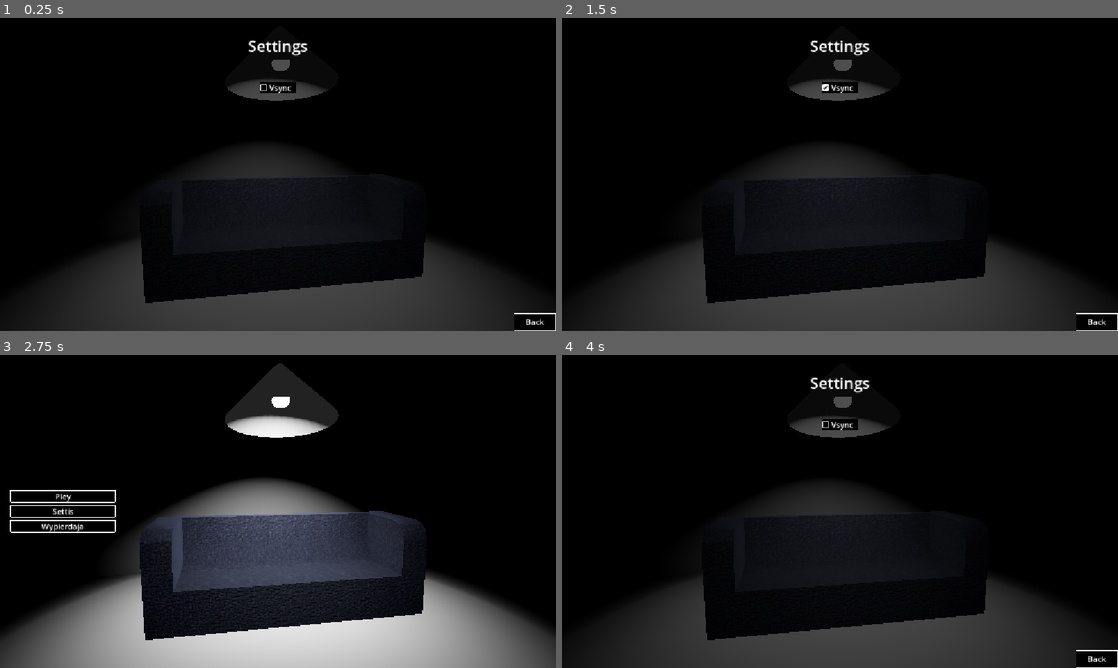
Above: before the commit, frames 1-4 (two rows, left to right).
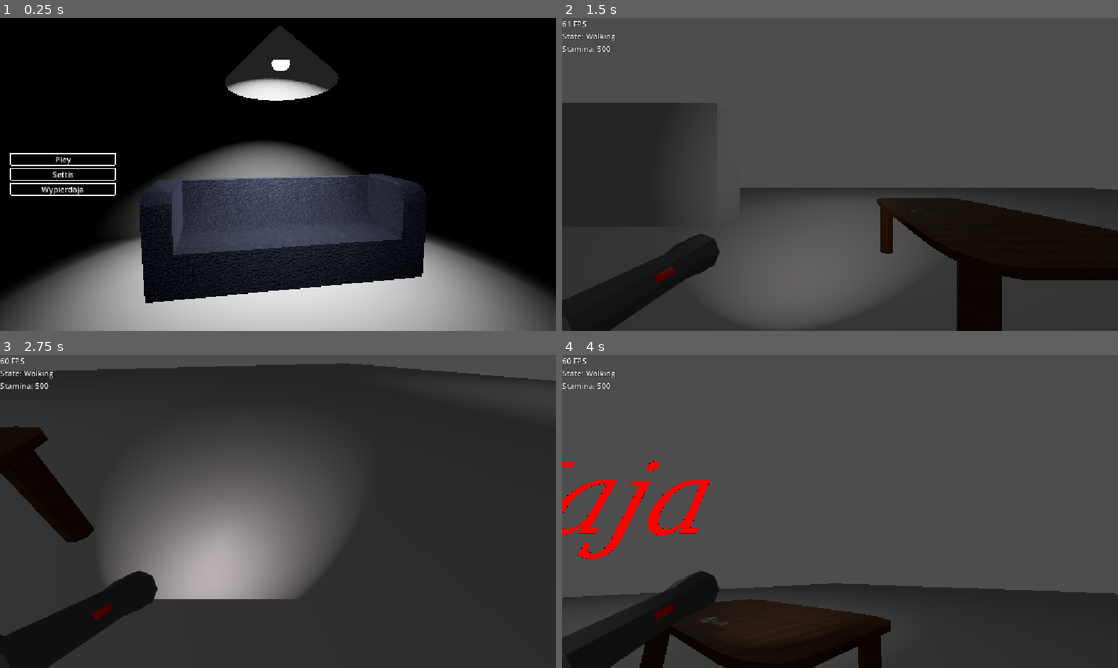
Above: after the commit, the same moments.

Repository: Delleat/gany
Game: Godot game, scene res://scenes/m_menu.tscn
Same seed, same stepped clock (60 frames per second), same inputs: the game is played once before the commit and once after it.
Inputs (mouse positions are in pixels of both pictures, inside the frame that each line leads up to):
- Up to frame 1 (0.25 s): no input
- Up to frame 2 (1.5 s): click (840, 86) at 0.5 s, where only the run before the commit has a clickable "Vsync"; click (623, 158) at 1.25 s, where only the run after the commit has a clickable "Pley"
- Up to frame 3 (2.75 s): click (533, 658) at 2 s, where only the run before the commit has a clickable "Back"
- Up to frame 4 (4 s): click (623, 511) at 2.75 s, where only the run before the commit has a clickable "Settis"; click (840, 423) at 3.5 s, where only the run before the commit has a clickable "Vsync"

The runs differ from the first frame. In frame 1, 33% of the frame differs, in the area x 0-100%, y 7-100%; in frame 2, 80%; in frame 3, 89%, in the area x 0-100%, y 0-100%; in frame 4, 88%.

Commit message:
I forgor some things again >~<

Diff:
--- a/other/ui_theme.tres
+++ b/other/ui_theme.tres
@@ -456,6 +456,7 @@
 HScrollBar/styles/grabber_highlight = SubResource("StyleBoxFlat_up5n0")
 HScrollBar/styles/grabber_pressed = SubResource("StyleBoxFlat_rtw43")
 HScrollBar/styles/scroll = SubResource("StyleBoxFlat_qb0p1")
+HSeparator/constants/separation = 32
 HSeparator/styles/separator = SubResource("StyleBoxLine_fj6ix")
 HSlider/icons/grabber = ExtResource("7_2pfvn")
 HSlider/icons/grabber_highlight = ExtResource("8_dsah2")
@@ -522,6 +523,7 @@
 VScrollBar/styles/grabber_highlight = SubResource("StyleBoxFlat_nbki4")
 VScrollBar/styles/grabber_pressed = SubResource("StyleBoxFlat_5tjn0")
 VScrollBar/styles/scroll = SubResource("StyleBoxFlat_vcsku")
+VSeparator/constants/separation = 64
 VSeparator/styles/separator = SubResource("StyleBoxLine_23ocb")
 VSlider/icons/grabber = ExtResource("7_2pfvn")
 VSlider/icons/grabber_highlight = ExtResource("8_dsah2")
--- a/scenes/interactables/door.tscn
+++ b/scenes/interactables/door.tscn
@@ -47,5 +47,6 @@
 node_a = NodePath("../StaticBody3D")
 node_b = NodePath("../Door")
 angular_limit/enable = true
+angular_limit/lower = 0.0
 
 [connection signal="_interacted" from="Door" to="Door" method="_on__interacted"]
--- a/scenes/m_menu.tscn
+++ b/scenes/m_menu.tscn
@@ -71,7 +71,6 @@
 theme = ExtResource("3_c7gyy")
 
 [node name="SelectMenu" type="VBoxContainer" parent="Control" unique_id=2079291466]
-visible = false
 layout_mode = 1
 anchors_preset = 8
 anchor_left = 0.5
@@ -103,6 +102,7 @@
 text = "Wypierdaja"
 
 [node name="Settings" type="Control" parent="Control" unique_id=210486082]
+visible = false
 layout_mode = 1
 anchors_preset = 15
 anchor_right = 1.0
@@ -136,20 +136,69 @@
 vertical_alignment = 1
 metadata/_edit_use_anchors_ = true
 
-[node name="VBoxContainer" type="VBoxContainer" parent="Control/Settings" unique_id=1505730260]
+[node name="HBoxContainer" type="HBoxContainer" parent="Control/Settings" unique_id=1079637672]
 layout_mode = 1
 anchors_preset = -1
-anchor_left = 0.4670139
-anchor_top = 0.20322224
-anchor_right = 0.5329861
-anchor_bottom = 0.7967776
-offset_top = 0.3119812
-offset_bottom = -0.31204224
-grow_horizontal = 2
-grow_vertical = 2
+anchor_left = 0.13823265
+anchor_top = 0.23751855
+anchor_right = 0.8617675
+anchor_bottom = 0.7624815
+offset_left = -0.24401855
+offset_top = 0.08798218
+offset_right = 0.24401855
+offset_bottom = -0.088012695
+grow_horizontal = 2
+grow_vertical = 2
+alignment = 1
+metadata/_edit_use_anchors_ = true
+
+[node name="Movement" type="VBoxContainer" parent="Control/Settings/HBoxContainer" unique_id=1505730260]
+layout_mode = 2
 metadata/_edit_group_ = true
-
-[node name="Vsync" type="CheckBox" parent="Control/Settings/VBoxContainer" unique_id=2009593268]
+metadata/_edit_use_anchors_ = true
+
+[node name="Label" type="Label" parent="Control/Settings/HBoxContainer/Movement" unique_id=2085470305]
+layout_mode = 2
+text = "Movement"
+horizontal_alignment = 1
+vertical_alignment = 1
+metadata/_edit_use_anchors_ = true
+
+[node name="HSeparator" type="HSeparator" parent="Control/Settings/HBoxContainer/Movement" unique_id=1633104972]
+layout_mode = 2
+
+[node name="SprintToggle" type="CheckBox" parent="Control/Settings/HBoxContainer/Movement" unique_id=587938274]
+layout_mode = 2
+text = "Toggle sprint"
+
+[node name="CrouchToggle" type="CheckBox" parent="Control/Settings/HBoxContainer/Movement" unique_id=286264813]
+layout_mode = 2
+button_pressed = true
+text = "Toggle Crouch"
+
+[node name="CameraSmoothing" type="CheckBox" parent="Control/Settings/HBoxContainer/Movement" unique_id=1507129282]
+layout_mode = 2
+text = "Camera Smoothing"
+
+[node name="VSeparator" type="VSeparator" parent="Control/Settings/HBoxContainer" unique_id=1167033945]
+layout_mode = 2
+
+[node name="Visuals" type="VBoxContainer" parent="Control/Settings/HBoxContainer" unique_id=1351671253]
+layout_mode = 2
+metadata/_edit_group_ = true
+metadata/_edit_use_anchors_ = true
+
+[node name="Label" type="Label" parent="Control/Settings/HBoxContainer/Visuals" unique_id=515861047]
+layout_mode = 2
+text = "Visuals"
+horizontal_alignment = 1
+vertical_alignment = 1
+metadata/_edit_use_anchors_ = true
+
+[node name="HSeparator" type="HSeparator" parent="Control/Settings/HBoxContainer/Visuals" unique_id=860621104]
+layout_mode = 2
+
+[node name="Vsync" type="CheckBox" parent="Control/Settings/HBoxContainer/Visuals" unique_id=2009593268]
 layout_mode = 2
 text = "Vsync"
 
@@ -170,6 +219,8 @@
 [connection signal="pressed" from="Control/SelectMenu/Play" to="." method="_on_play_pressed"]
 [connection signal="pressed" from="Control/SelectMenu/Settings" to="." method="_on_settings_pressed"]
 [connection signal="pressed" from="Control/SelectMenu/Quit" to="." method="_on_quit_pressed"]
-[connection signal="back" from="Control/Settings" to="." method="_on_settings_back"]
-[connection signal="toggled" from="Control/Settings/VBoxContainer/Vsync" to="Control/Settings" method="_on_vsync_toggled"]
-[connection signal="pressed" from="Control/Settings/Back" to="Control/Settings" method="_on_back_pressed"]
+[connection signal="toggled" from="Control/Settings/HBoxContainer/Movement/SprintToggle" to="Control/Settings" method="_on_sprint_toggle_toggled"]
+[connection signal="toggled" from="Control/Settings/HBoxContainer/Movement/CrouchToggle" to="Control/Settings" method="_on_crouch_toggle_toggled"]
+[connection signal="toggled" from="Control/Settings/HBoxContainer/Movement/CameraSmoothing" to="Control/Settings" method="_on_camera_smoothing_toggled"]
+[connection signal="toggled" from="Control/Settings/HBoxContainer/Visuals/Vsync" to="Control/Settings" method="_on_vsync_toggled"]
+[connection signal="pressed" from="Control/Settings/Back" to="." method="_on_settings_back"]
--- a/scripts/main.gd
+++ b/scripts/main.gd
@@ -12,6 +12,9 @@
 
 func _ready() -> void:
 	print(SettingsData.vsync)
+	player.crouch_is_toggle = SettingsData.toggle_crouch
+	player.sprint_is_toggle = SettingsData.toggle_sprint
+	player.camera_smoothing = SettingsData.camera_smoothing
 
 	for spot in hotspots.get_children():
 		hot_spots.append(spot.position)
--- a/scripts/player.gd
+++ b/scripts/player.gd
@@ -19,6 +19,7 @@
 @export_group("Options")
 @export var sprint_is_toggle := false # toggle for settings which we will not probably even use btw
 @export var crouch_is_toggle := true # toggle for settings which we will not probably even use btw v2
+@export var camera_smoothing := false
 
 @export_group("Misc")
 @export var throw_force := 10.0
@@ -68,8 +69,12 @@
 			target_rotation_y -= event.relative.x * mouse_sensitivity
 
 func _physics_process(delta: float):
-	pivot.rotation.x = lerp_angle(pivot.rotation.x, target_rotation_x, delta * smoothing_amount)
-	pivot.rotation.y = lerp_angle(pivot.rotation.y, target_rotation_y, delta * smoothing_amount)
+	if camera_smoothing:
+		pivot.rotation.x = lerp_angle(pivot.rotation.x, target_rotation_x, delta * smoothing_amount)
+		pivot.rotation.y = lerp_angle(pivot.rotation.y, target_rotation_y, delta * smoothing_amount)
+	else:
+		pivot.rotation.x = target_rotation_x
+		pivot.rotation.y = target_rotation_y
 
 	item_pivot.rotation.x = lerp_angle(item_pivot.rotation.x, pivot.rotation.x, delta * 20.0)
 	item_pivot.rotation.y = lerp_angle(item_pivot.rotation.y, pivot.rotation.y, delta * 20.0)
--- a/scripts/settings_data.gd
+++ b/scripts/settings_data.gd
@@ -1,3 +1,9 @@
 extends Node
 
+# Player related settings
+var toggle_sprint := false
+var toggle_crouch := true
+var camera_smoothing := true
+
+# Visual settings
 var vsync := false
--- a/scripts/settings_menu.gd
+++ b/scripts/settings_menu.gd
@@ -1,9 +1,13 @@
 extends Control
-
-signal back
 
 func _on_vsync_toggled(toggled_on: bool) -> void:
 	SettingsData.vsync = toggled_on
 
-func _on_back_pressed() -> void:
-	back.emit()
+func _on_sprint_toggle_toggled(toggled_on: bool) -> void:
+	SettingsData.toggle_sprint = toggled_on
+
+func _on_crouch_toggle_toggled(toggled_on: bool) -> void:
+	SettingsData.toggle_crouch = toggled_on
+
+func _on_camera_smoothing_toggled(toggled_on: bool) -> void:
+	SettingsData.camera_smoothing = toggled_on
Binary file removed: models/lamp_main_menu/lamp_mm.glb
Not shown, removed: models/lamp_main_menu/lamp_mm.glb.import
